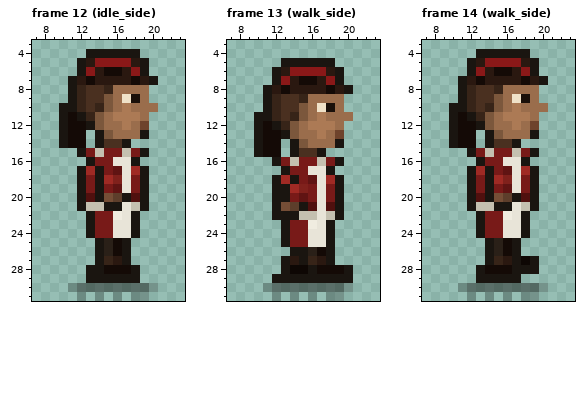
A pixel-art file gets an edit: public/sprites/agents/priya_sharma_sheet.aseprite. The picture above is the old version.
32x32 pixels, 16 frames. Colours within 5 levels of each other are drawn and written as one. Shown: frame 12 (idle_side): x 7..23, y 3..31; frame 13 (walk_side): x 7..23, y 3..31; frame 14 (walk_side): x 7..23, y 3..31. The commit also changed other frames, which this record leaves out.
The result:
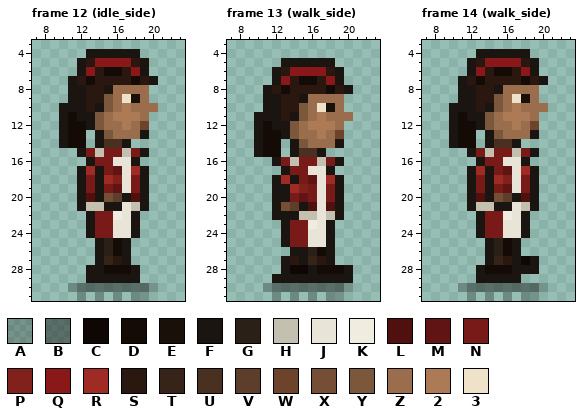
Palette (. is transparent): A #0a08063c  B #0a08066e  C #0e0704  D #140a06  E #1a100a  F #1a1510  G #2a2018  H #c4c0b0  J #e8e4d8  K #f0ece0  L #50100e  M #601413  N #781a18  P #80211c  Q #8a1818  R #a02a24  S #2a1810  T #372418  U #4a3020  V #5d3e2b  W #6e432c  X #754e36  Y #7b573c  Z #9a6d4c  2 #ac7a55  3 #f0e2c8
From old to new:
Frame 12 (idle_side):
Colour F replaces colour T in row 8 at x 12 and 15; in row 9 at x 12; in row 10 at x 12 and 14; in row 11 at x 13.
Colour S replaces colour U in rows 8 to 9 at x 13 to 14; in row 10 at x 13.
Frame 13 (walk_side):
Colour F replaces colour T in row 9 at x 12 and 15; in row 10 at x 12; in row 11 at x 12 and 14; in row 12 at x 13.
Colour S replaces colour U in rows 9 to 10 at x 13 to 14; in row 11 at x 13.
Frame 14 (walk_side): the same change as frame 12 (idle_side)
Boxes around the changes in both pictures, in picture pixels (x1, y1, x2, y2):
changed: (77, 85, 113, 121)
changed: (272, 94, 308, 130)
changed: (467, 85, 503, 121)
